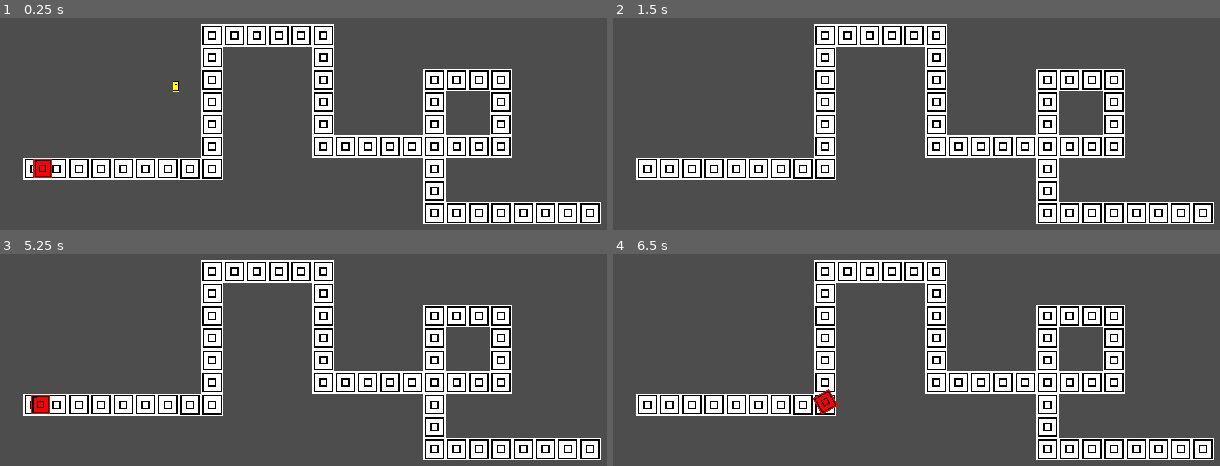
Above: before the commit, frames 1-4 (two rows, left to right).
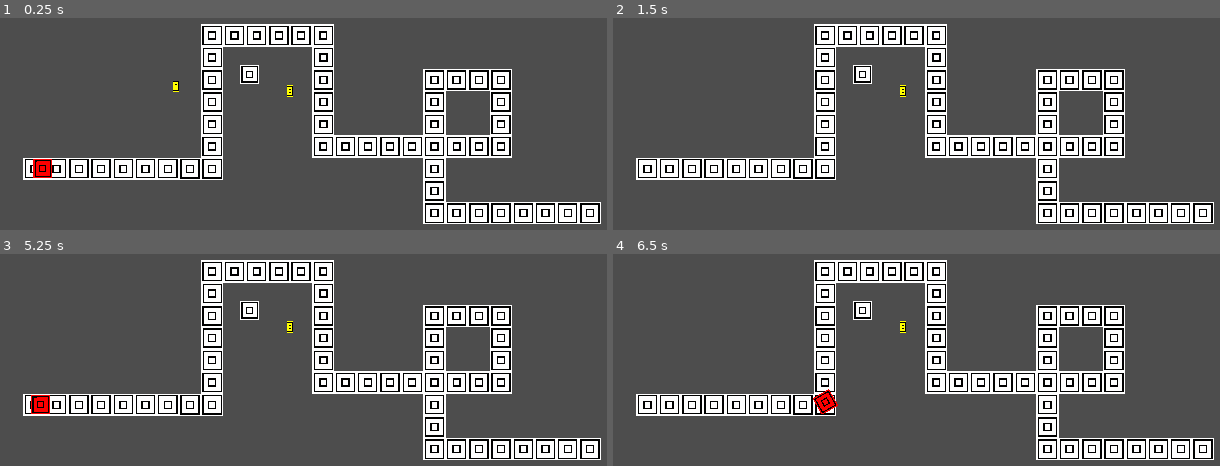
Above: after the commit, the same moments.

Repository: jg-rockesheller/towerdefense-wip
Game: Godot game, scene res://prototyping/prototype.tscn
Same seed, same stepped clock (60 frames per second), same inputs: the game is played once before the commit and once after it.
Inputs:
- Up to frame 1 (0.25 s): no input
- Up to frame 2 (1.5 s): tap Enter at 1.25 s
- Up to frame 3 (5.25 s): tap Space at 2, 3.5, 5 s; tap Enter at 2.75, 4.25 s
- Up to frame 4 (6.5 s): no input

The runs differ from the first frame. In frame 1, 0.3% of the frame differs, in the area x 39-49%, y 22-38%; in frame 2, 0.3%; in frame 3, 0.3%; in frame 4, 0.3%.
Error after the commit: Invalid access to property or key 'position' on a base object of type 'Nil'. (res://prototyping/bullet.gd:14)

Commit message:
FIX THIS JASON I CANT POSITION

Diff:
--- a/prototyping/prototype.tscn
+++ b/prototyping/prototype.tscn
@@ -1,9 +1,10 @@
-[gd_scene load_steps=9 format=4 uid="uid://bbqxntmukvrdr"]
+[gd_scene load_steps=10 format=4 uid="uid://bbqxntmukvrdr"]
 
 [ext_resource type="Texture2D" uid="uid://ch3fkhiun3sup" path="res://prototyping/concentric_squares.png" id="1_hhnjt"]
 [ext_resource type="Script" path="res://prototyping/spawner_and_path.gd" id="2_7yxnn"]
 [ext_resource type="PackedScene" uid="uid://bne54ib2pp8gy" path="res://prototyping/enemy_prototype.tscn" id="3_7a5hl"]
 [ext_resource type="PackedScene" uid="uid://c1hxwu0uoixex" path="res://prototyping/bullet.tscn" id="3_stuv1"]
+[ext_resource type="PackedScene" uid="uid://dty5siu24vs68" path="res://tower_prototype.tscn" id="5_iyx30"]
 
 [sub_resource type="GDScript" id="GDScript_2v6lp"]
 script/source = "extends Node2D
@@ -51,7 +52,7 @@
 wait_time = 5.0
 autostart = true
 
-[node name="Enemy Prototype" parent="Enemy Spawner and Path" instance=ExtResource("3_7a5hl")]
+[node name="Enemy Prototype" parent="Enemy Spawner and Path" groups=["enemies"] instance=ExtResource("3_7a5hl")]
 position = Vector2(-203, 56)
 rotation = -0.00680262
 
@@ -59,4 +60,7 @@
 position = Vector2(-56, -18)
 enemy_prototype = NodePath("../Enemy Spawner and Path/Enemy Prototype")
 
+[node name="Tower Prototype" parent="." instance=ExtResource("5_iyx30")]
+position = Vector2(-29, -12)
+
 [connection signal="timeout" from="Enemy Spawner and Path/SpawnerTimer" to="Enemy Spawner and Path" method="_on_spawner_timer_timeout"]
--- a/tower_prototype.gd
+++ b/tower_prototype.gd
@@ -0,0 +1,20 @@
+extends Node2D
+@export var bullet: PackedScene
+var can_shoot = true
+
+func _on_reload_timer_timeout() -> void:
+	can_shoot = true
+
+func shoot():
+	if not can_shoot:
+		return
+	can_shoot = false
+	$ReloadTimer.start()
+	var b = bullet.instantiate()
+	get_tree().root.add_child(b)
+
+func _process(delta):
+	pass
+
+func _on_detection_radius_area_entered(area: Area2D) -> void:
+	shoot()
--- a/tower_prototype.tscn
+++ b/tower_prototype.tscn
@@ -1,7 +1,8 @@
-[gd_scene load_steps=5 format=3 uid="uid://dty5siu24vs68"]
+[gd_scene load_steps=6 format=3 uid="uid://dty5siu24vs68"]
 
 [ext_resource type="Script" path="res://tower_prototype.gd" id="1_nytwi"]
 [ext_resource type="Texture2D" uid="uid://ch3fkhiun3sup" path="res://prototyping/concentric_squares.png" id="1_tlmt3"]
+[ext_resource type="PackedScene" uid="uid://c1hxwu0uoixex" path="res://prototyping/bullet.tscn" id="2_he5nw"]
 
 [sub_resource type="RectangleShape2D" id="RectangleShape2D_7e7if"]
 size = Vector2(16, 16)
@@ -11,6 +12,7 @@
 
 [node name="Tower Prototype" type="Area2D"]
 script = ExtResource("1_nytwi")
+bullet = ExtResource("2_he5nw")
 
 [node name="Sprite2D" type="Sprite2D" parent="."]
 texture_filter = 1
@@ -25,3 +27,8 @@
 
 [node name="CollisionShape2D" type="CollisionShape2D" parent="Detection Radius"]
 shape = SubResource("CircleShape2D_jdonn")
+
+[node name="ReloadTimer" type="Timer" parent="."]
+
+[connection signal="area_entered" from="Detection Radius" to="." method="_on_detection_radius_area_entered"]
+[connection signal="timeout" from="ReloadTimer" to="." method="_on_reload_timer_timeout"]
